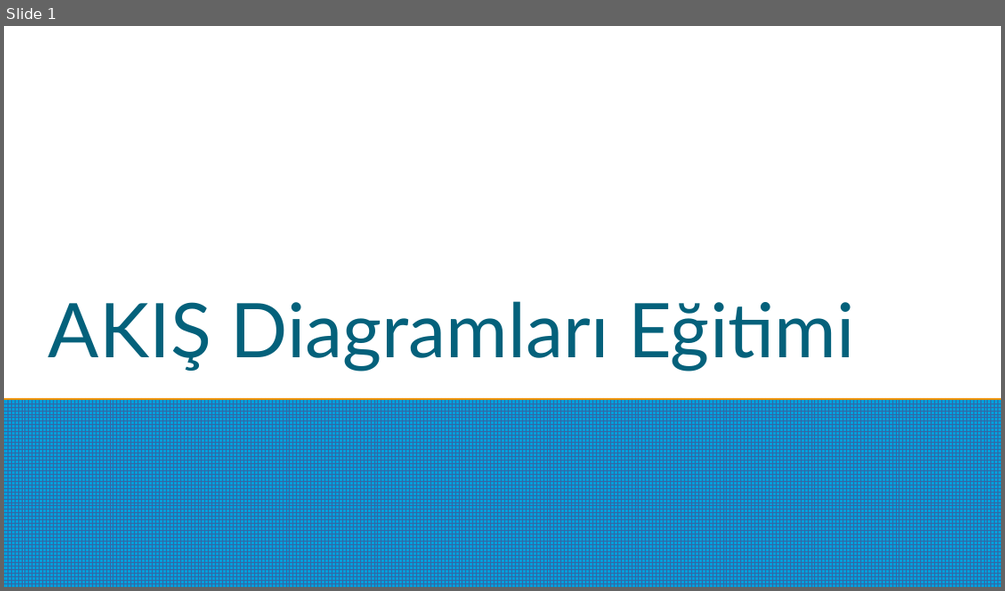
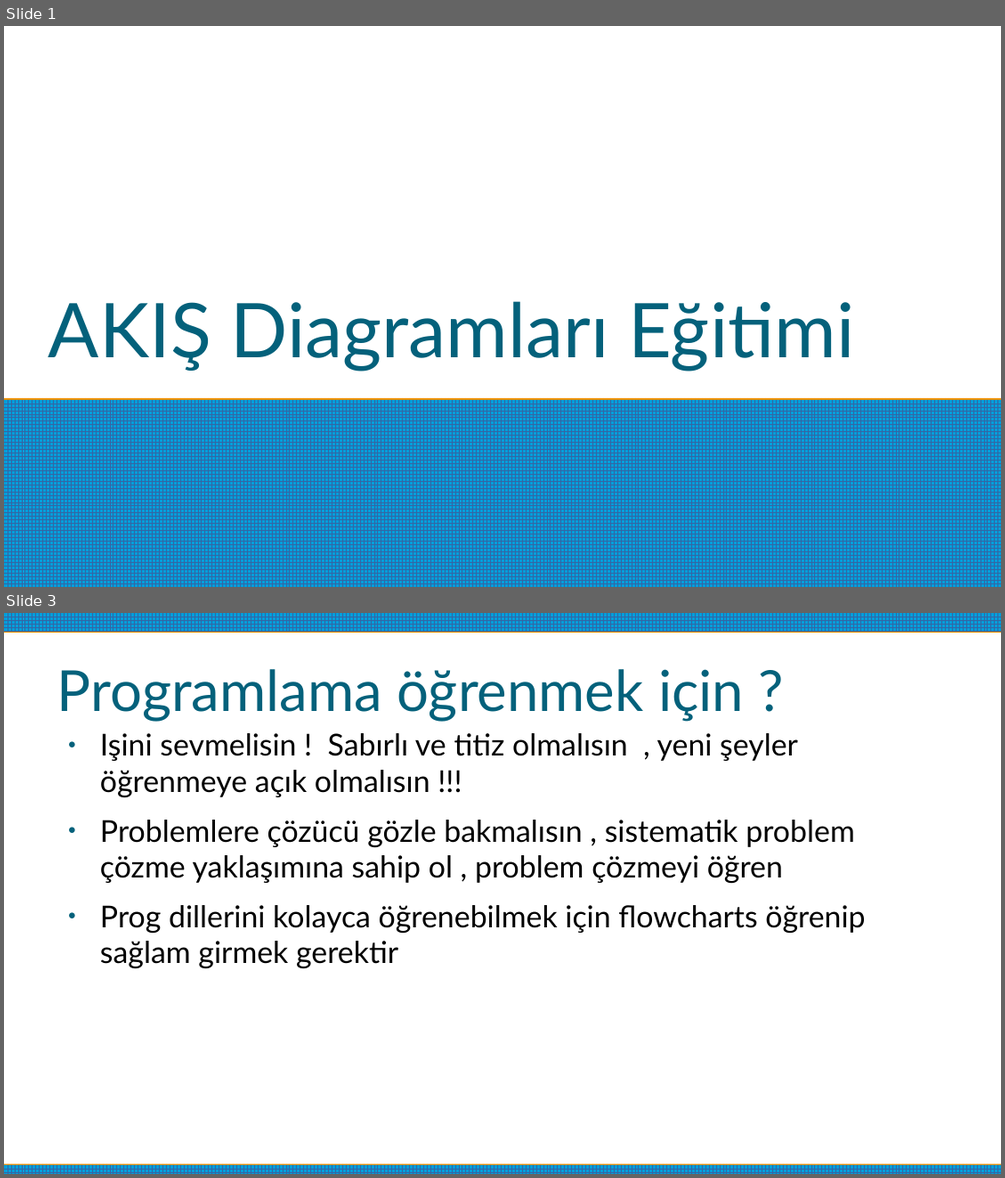
Before and after one commit to ulaskorpe/study, a slide deck: flow_charts.odp. Shown one above the other, each under a label of ours: slide 1 before the commit, slides 1 and 3 after it; the slides between them are not shown. The pictures are 1005x591 and 1005x1178 pixels, drawn with LibreOffice and Linux fonts; fonts in the diff are those of the drawing. Boxes give left, top, right and bottom in pixels: in the first picture for what was removed or moved away, otherwise in the second. Text is boxed around its words. In the diff, an @@ line names an element or a change of style, - is before the commit and + after.

```diff
--- a/flow_charts.odp
+++ b/flow_charts.odp
@@ slide 3 added at box(4, 613, 1001, 1174), background #FFFFFF @@
@@ rectangle added at box(4, 613, 1001, 631), fill pattern #3465A4 on #009EDA @@
@@ title added at box(57, 669, 744, 722), 45 pt, text #04617B @@
+Programlama öğrenmek için ?
@@ text added at box(100, 733, 865, 969), 24 pt, text #000000 @@
+● Işini sevmelisin ! Sabırlı ve titiz olmalısın , yeni şeyler öğrenmeye açık olmalısın !!!
+● Problemlere çözücü gözle bakmalısın , sistematik problem çözme yaklaşımına sahip ol , problem çözmeyi öğren
+● Prog dillerini kolayca öğrenebilmek için flowcharts öğrenip sağlam girmek gerektir
@@ rectangle added at box(4, 1165, 1001, 1174), fill pattern #3465A4 on #009EDA @@
```
Also in this commit, not shown: 1 slide changed, 6 other slides added, 1 slide removed, 1 other file.
